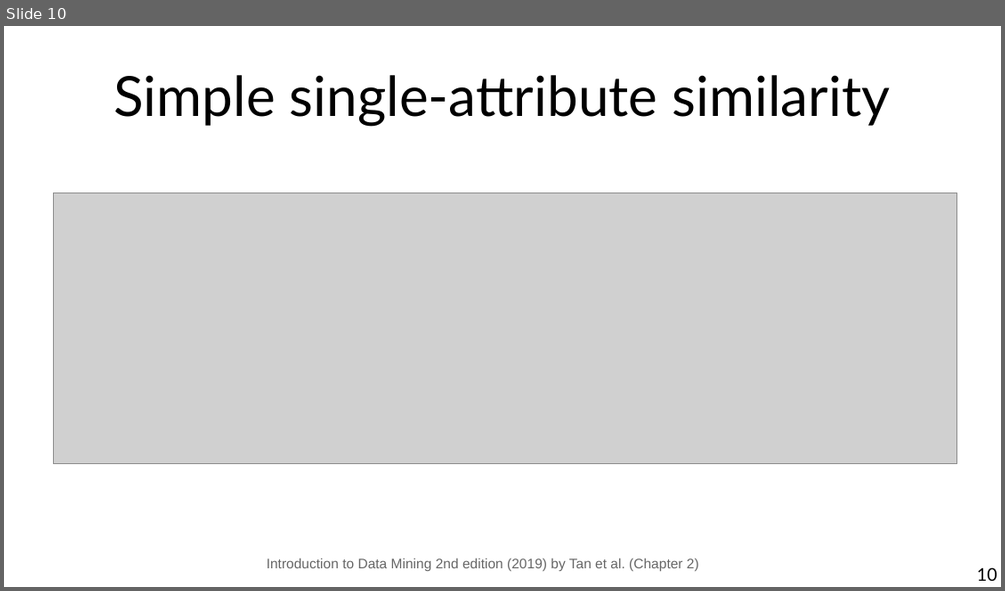
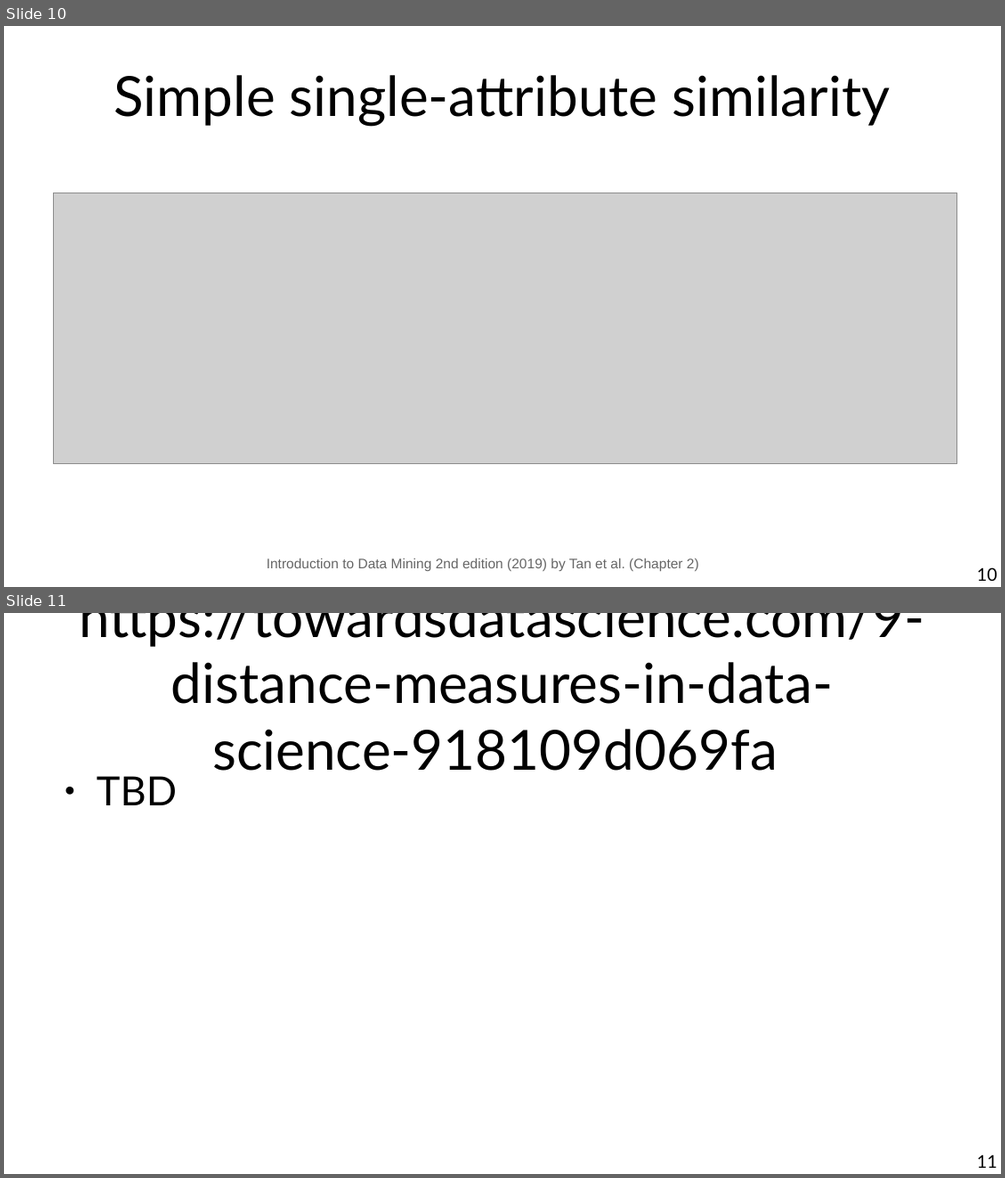
Before and after one commit to marco-calautti/data-mining-course, a slide deck: theory/odp/tt06_sim_numerical.odp. Shown one above the other, each under a label of ours: slide 10 before the commit, slides 10 and 11 after it. The pictures are 1005x591 and 1005x1178 pixels, drawn with LibreOffice and Linux fonts; fonts in the diff are those of the drawing; grey boxes stand for pictures. Boxes give left, top, right and bottom in pixels: in the first picture for what was removed or moved away, otherwise in the second. Text is boxed around its words. In the diff, an @@ line names an element or a change of style, - is before the commit and + after.

Commit message:
slide tba

```diff
--- a/theory/odp/tt06_sim_numerical.odp
+++ b/theory/odp/tt06_sim_numerical.odp
@@ slide 11 added at (4, 613, 1001, 1174), background #FFFFFF @@
@@ title added at (79, 613, 925, 771), 44 pt, text #000000 @@
+https://towardsdatascience.com/9-distance-measures-in-data-science-918109d069fa
@@ text added at (97, 776, 177, 805), 32 pt, text #000000 @@
+● TBD
@@ page number added at (977, 1154, 997, 1167), 14 pt, text #000000 @@
+11
```
Also in this commit, not shown: 2 slides changed.
